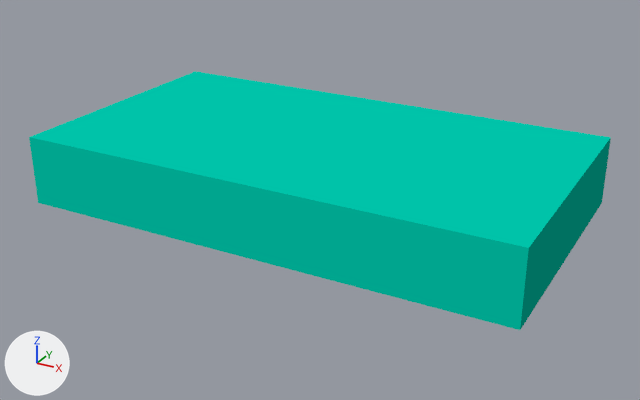
A saved change to the glTF model data/tileset/b04.glb.
Both versions are drawn from a camera (50 mm lens) standing at (370.4, -30.9, 112.9) and looking at (249.9, 188.1, 3.4). Every picture has the same lights, and +X, +Y and +Z are marked at lower left. The first picture is the older version. Vertices at exactly the same position are counted once.

Names of what the first picture shows: 'shell'.
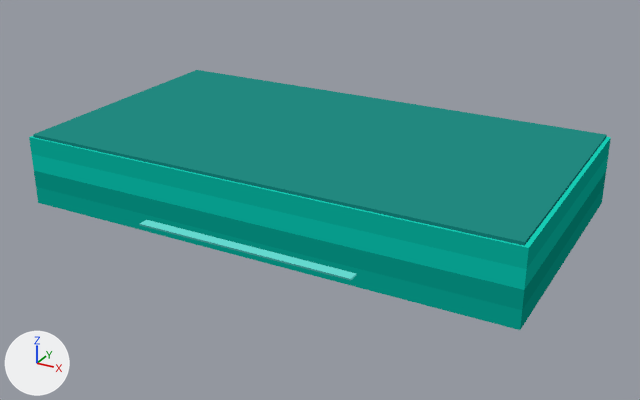
Where the change shows, as pixel boxes [x1, y1, x2, y2] in the pictures (640 x 400 px):
'shell', reshaped
    before: [29, 71, 611, 330]
    after: [29, 70, 611, 330]
part 1 of me_mesh_0, added (cyan)
    after: [33, 70, 607, 246]
part 2 of me_mesh_0, added
    after: [139, 220, 356, 281]
part 3 of me_mesh_0, built on
    both: [29, 137, 611, 330]
part 4 of me_mesh_0, recoloured
    before: [30, 71, 611, 248]
    after: [30, 136, 611, 248]

What changed in the scene script:
```text
Change me_mesh_0:
    used by ob_shell; location = (0.0, 0.0, 0.0)
    remove me_mesh_0.from_pydata(...)  # 8 vertices, 10 faces; spans x 170.0..325.0, y 150.0..235.0, z 0.0..22.0
    add me_mesh_0.from_pydata(...)  # 36 vertices, 54 faces; spans x 170.0..325.0, y 147.0..235.0, z 0.0..23.0
    me_mesh_0 part 1: the loose piece of 8 vertices spanning x 170.0..325.0, y 150.0..235.0, z 0.0..22.0 is copied, and the copy is scaled about its middle by (0.985, 0.985, 0.0436), then moved by (0.0, 0.0, 11.0); it spans x 171.0..324.0, y 151.0..234.0, z 22.0..23.0
    me_mesh_0 part 2: the loose piece of 8 vertices spanning x 170.0..325.0, y 150.0..235.0, z 0.0..22.0 is copied, and the copy is scaled about its middle by (0.44, -0.0376, 0.0229), then moved by (0.0, -44.0, -7.0); it spans x 213.0..282.0, y 147.0..150.0, z 4.0
    me_mesh_0 part 3
    8 faces are deleted
    12 vertices are added at x 170.0..325.0, y 150.0..235.0, z 6.0..17.0
    32 new faces join them
    me_mesh_0 part 4: 2 kept faces spanning x 170.0..325.0, y 150.0..235.0, z 22.0 get new vertex colours; the middle colour goes from cyan #00c3a9 to cyan #18cbb4
```
